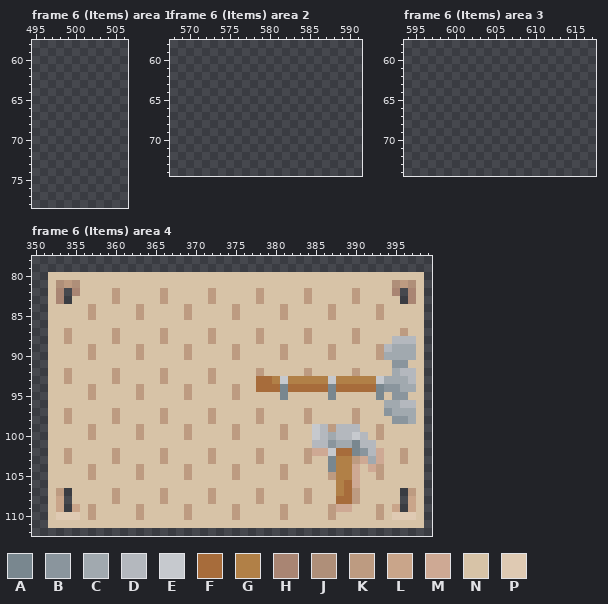
A pixel-art file gets an edit: Assets/Aseprite Files/Tower Tiles.aseprite. Above is the file before it was changed.
640x360 pixels, 17 frames. Colours within 5 levels of each other are drawn and written as one. Shown: frame 6 (Items) area 1: x 495..506, y 58..78; frame 6 (Items) area 2: x 568..591, y 58..74; frame 6 (Items) area 3: x 594..617, y 58..74; frame 6 (Items) area 4: x 350..399, y 78..112. The commit also changed other frames or places, which this record leaves out.
Visible layers, top first: "Items/Food_Items", "Items/Navigation_Items", "Items/Light_Items", "Items/Construction_Items", "Items/Entertainment_Items", "Items/Magic_Items", "Buildings/Front_Decorations", "Buildings/Alternate_Supports", "Buildings/Structure", "Buildings/Decorations", "Buildings/Effects", "Buildings/Supports", "Shapes".
Palette (. is transparent): A #79878f  B #8a959d  C #a1a9af  D #b4b8be  E #c6c9ce  F #a76c3b  G #b18047  H #a98573  J #af8f79  K #bd9b81  L #c9a58a  M #cea994  N #d7c3a7  P #dfcab3
Pixels before, frame 6 (Items) area 4, first column x 352:
 80 NNNNNNNNNNNNNNNNNNNNNNNNNNNNNNNNNNNNNNNNNNNNNNN
 81 NJKJNNNNNNNNNNNNNNNNNNNNNNNNNNNNNNNNNNNNNNNJKJN
 82 NH.HNNNNKNNNNNKNNNNNKNNNNNKNNNNNKNNNNNKNNNNH.HN
 83 NH.NNNNNKNNNNNKNNNNNKNNNNNKNNNNNKNNNNNKNNNNN.HN
 84 NNNNNKNNNNNKNNNNNKNNNNNKNNNNNKNNNNNKNNNNNKNNNNN
 85 NNNNNKNNNNNKNNNNNKNNNNNKNNNNNKNNNNNKNNNNNKNNNNN
 86 NNNNNNNNNNNNNNNNNNNNNNNNNNNNNNNNNNNNNNNNNNNNNNN
 87 NNKNNNNNKNNNNNKNNNNNKNNNNNKNNNNNKNNNNNKNNNNNKNN
 88 NNKNNNNNKNNNNNKNNNNNKNNNNNKNNNNNKNNNNNKNNNNDDDN
 89 NNNNNKNNNNNKNNNNNKNNNNNKNNNNNKNNNNNKNNNNNKDCCCN
 90 NNNNNKNNNNNKNNNNNKNNNNNKNNNNNKNNNNNKNNNNNKCCCCN
 91 NNNNNNNNNNNNNNNNNNNNNNNNNNNNNNNNNNNNNNNNNNNBBNN
 92 NNKNNNNNKNNNNNKNNNNNKNNNNNKNNNNNKNNNNNKNNNNCDDN
 93 NNKNNNNNKNNNNNKNNNNNKNNNNNFFGEGGGGGEGGGGGECCCDN
 94 NNNNNKNNNNNKNNNNNKNNNNNKNNFFFAFFFFFAFFFFFABBCCN
 95 NNNNNKNNNNNKNNNNNKNNNNNKNNNNNANNNNNANNNNNANBBNN
 96 NNNNNNNNNNNNNNNNNNNNNNNNNNNNNNNNNNNNNNNNNNCCDDN
 97 NNKNNNNNKNNNNNKNNNNNKNNNNNKNNNNNKNNNNNKNNNBCCCN
 98 NNKNNNNNKNNNNNKNNNNNKNNNNNKNNNNNKNNNNNKNNNNBBCN
 99 NNNNNKNNNNNKNNNNNKNNNNNKNNNNNKNNNEDKDDDNNKNNNNN
100 NNNNNKNNNNNKNNNNNKNNNNNKNNNNNKNNNEDCDDEDNKNNNNN
101 NNNNNNNNNNNNNNNNNNNNNNNNNNNNNNNNNDDBCCADDNNNNNN
102 NNKNNNNNKNNNNNKNNNNNKNNNNNKNNNNNKMMEFFABDMNNKNN
103 NNKNNNNNKNNNNNKNNNNNKNNNNNKNNNNNKNNAGGKMCMNNKNN
104 NNNNNKNNNNNKNNNNNKNNNNNKNNNNNKNNNNNAGGMNMKNNNNN
105 NNNNNKNNNNNKNNNNNKNNNNNKNNNNNKNNNNNKGGMNNKNNNNN
106 NNNNNNNNNNNNNNNNNNNNNNNNNNNNNNNNNNNNGFMNNNNNNNN
107 NK.NNNNNKNNNNNKNNNNNKNNNNNKNNNNNKNNNGFKNNNNN.KN
108 NL.NNNNNKNNNNNKNNNNNKNNNNNKNNNNNKNNNFFKNNNNN.LN
109 NL.LNKNNNNNKNNNNNKNNNNNKNNNNNKNNNNNKMMNNNKNL.LN
110 NPPPNKNNNNNKNNNNNKNNNNNKNNNNNKNNNNNKNNNNNKNPPPN
111 NNNNNNNNNNNNNNNNNNNNNNNNNNNNNNNNNNNNNNNNNNNNNNN
Now the later version:
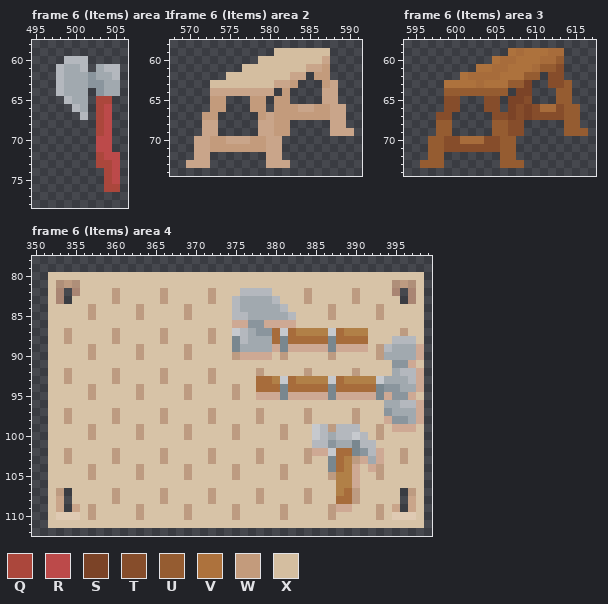
Colours new in this view: Q #ab473c  R #bc4a4a  S #7b4327  T #864d2b  U #955c31  V #ad723d  W #c39b7c  X #d4bea0
Difference:
Changed rows in their new state; - is an unchanged pixel.
Frame 6 (Items) area 1, layer "Items/Construction_Items":
first column x 498:
60 -DDD----
61 DCCD-CDD
62 DCCCBCCD
63 DCCCBBCC
64 DCCC-BCC
65 -DCC-QQ-
66 --DC-QR-
67 ---D-QR-
68 -----QR-
69 -----QR-
70 -----RR-
71 -----RR-
72 -----QRR
73 -----QQR
74 ------QR
75 ------QR
76 ------QQ
Frame 6 (Items) area 2, layer "Items/Construction_Items":
first column x 570:
59 -----------XXXXXXX---
60 ---------XXXXXXXXL---
61 -------XXXXXXXXLLW---
62 -----XXXXXXXXLL-WW---
63 ---XXXXXXXXLLW---WL--
64 ---LLLLLLLL-W----LL--
65 ---WW---WW-WW----LL--
66 ---WW---WW-WWWLLWWLL-
67 --WW-----WLWWWWWWWLL-
68 --LL-----LLWW-----LL-
69 --LL-----LLWW-----LLL
70 -LLWWLLLWWLL---------
71 -LLWWWWWWWLL---------
72 -LL-------LL---------
73 LLL-------LLL--------
Frame 6 (Items) area 3, layer "Items/Construction_Items":
first column x 596:
59 -----------VFVVVFF---
60 ---------VFFVVVFFU---
61 -------VVFFVVVFUUT---
62 -----VFFFFVVVUU-TT---
63 ---VVVVFVVVUUS--TTU--
64 ---UUUUUUUU-SS---UU--
65 ---TT---TT-SST---UU--
66 ---TT---TT-STSTFFTUU-
67 --TT-----TTSTSTTTTUU-
68 --UU-----UUTT-----UU-
69 --UU-----UUTT-----UUU
70 -UUTTFFFTTUU---------
71 -UUTTTTTTTUU---------
72 -UU-------UU---------
73 UUU-------UUU--------
Frame 6 (Items) area 4, layer "Items/Construction_Items":
first column x 375:
 82 -DDDD-------------------
 83 DCCCCD------------------
 84 DCCCCCD-----------------
 85 DDCCCCCD----------------
 86 MMBBMMMM----------------
 87 EDCBBFEFGGGGEFGGG-------
 88 ADCCCFAFFFFFAFFFF-------
 89 ACCCCMAMMMMMAMMMM------M
 90 -MMMM------------------M
 91 ----------------------M-
 92 -----------------------M
 93 -------F-----F---------M
 94 -----------------------M
 95 ---MMM-MMMMM-MMMMM-M--M-
 96 -----------------------M
 97 -----------------------M
 98 -------------------M---M
 99 --------------------MMM-
first column x 388:
103 F-
104 F-
106 -G
Boxes around the changes in both pictures, in picture pixels (x1, y1, x2, y2):
added: (56, 56, 120, 192)
added: (186, 48, 354, 168)
added: (420, 48, 588, 168)
changed: (232, 288, 424, 432)
changed: (336, 456, 352, 488)
